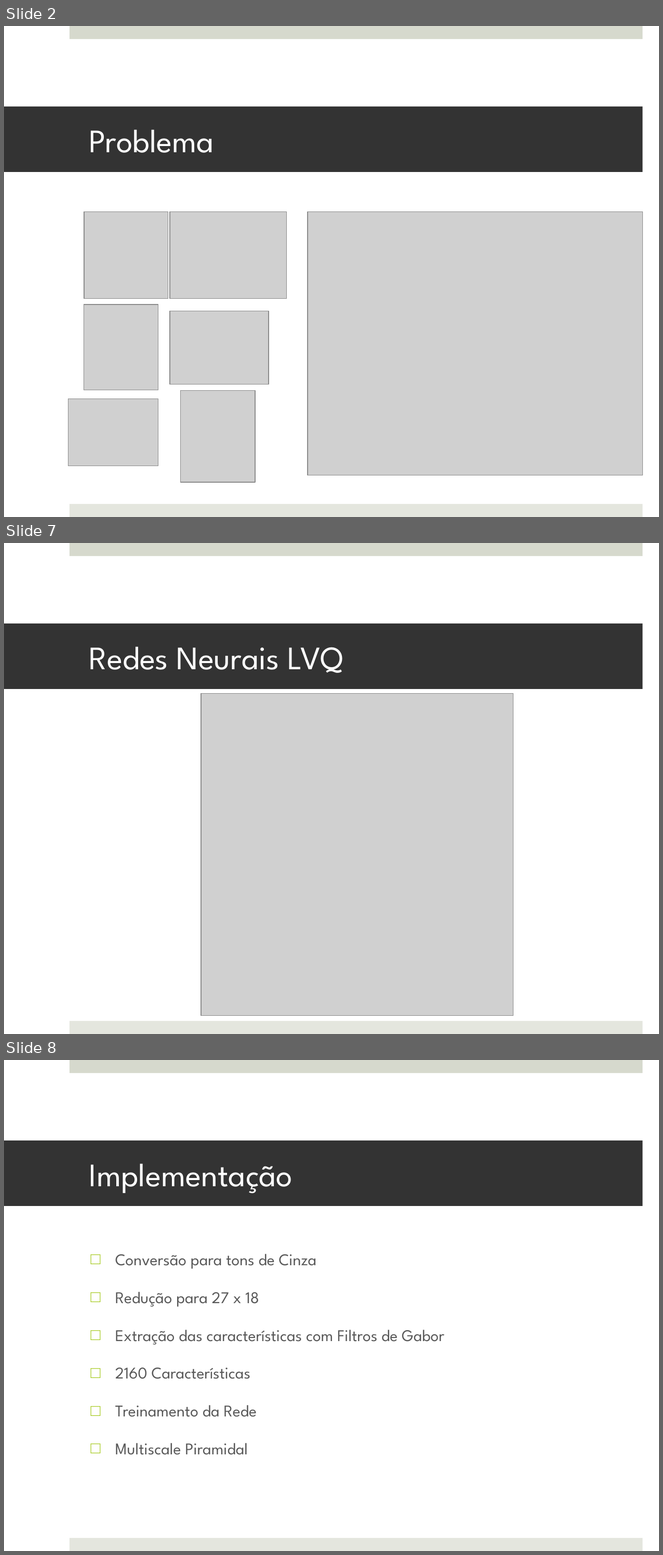
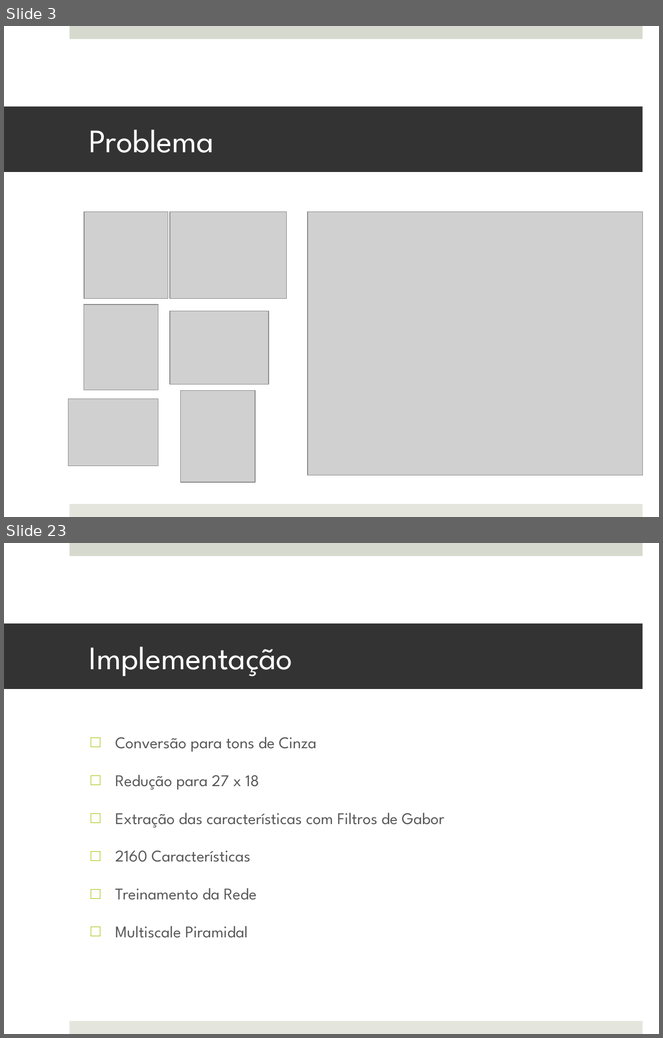
Before and after one commit to MarioBajr/Redes-Neurais, a slide deck: projeto PI.pptx. Shown one above the other, each under a label of ours: slides 2, 7 and 8 before the commit, slides 3 and 23 after it; the slides between them are not shown. The pictures are 663x1555 and 663x1038 pixels, drawn with LibreOffice and Linux fonts; fonts in the diff are those of the drawing; grey boxes stand for pictures. Boxes give left, top, right and bottom in pixels: in the first picture for what was removed or moved away, otherwise in the second. Text is boxed around its words. In the diff, an @@ line names an element or a change of style, - is before the commit and + after.

```diff
--- a/projeto PI.pptx
+++ b/projeto PI.pptx
@@ slide 7 removed at [4,543,659,1034], background #FFFFFF; not listed: 2 template elements that a slide beside it also shows @@
@@ title removed at [4,624,643,689] @@
-Redes Neurais LVQ
@@ picture removed at [201,694,514,1016] @@
@@ what was slide 2 is now slide 3 @@
@@ what was slide 8 is now slide 23 @@
```
Also in this commit, not shown: 7 slides changed, 20 slides added, 3 other slides removed.
